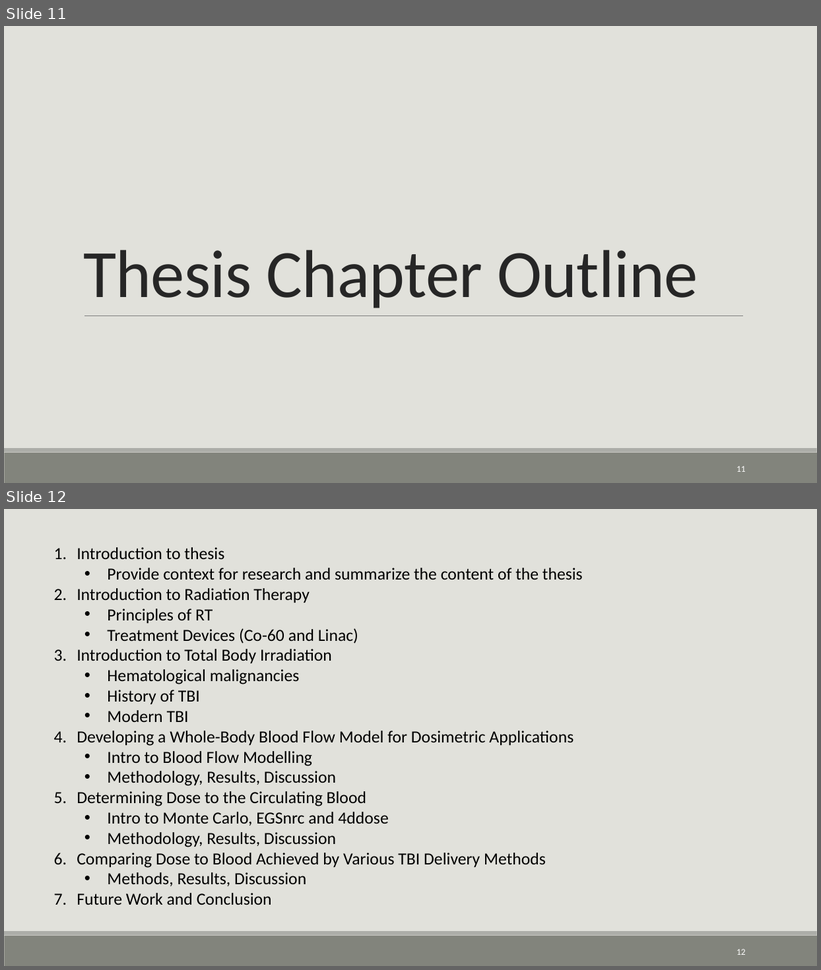
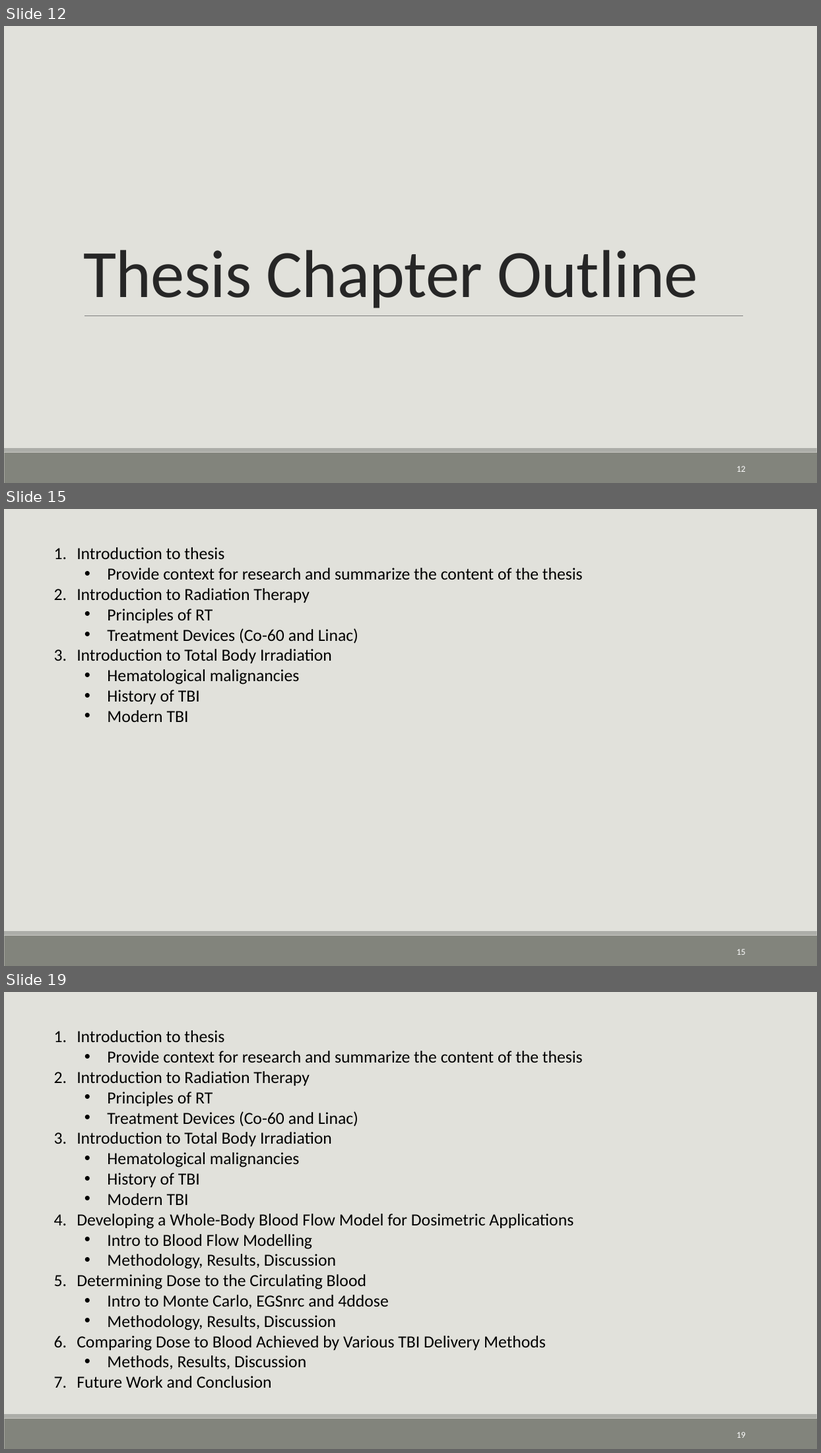
Before and after one commit to CNorthwayMedPhys/Full-Body-Flow-Model-Project, a slide deck: Working Documents/03.26_Committee Meeting.pptx. Shown one above the other, each under a label of ours: slides 11 and 12 before the commit, slides 12, 15 and 19 after it; the slides between them are not shown. The pictures are 821x970 and 821x1453 pixels, drawn with LibreOffice and Linux fonts; fonts in the diff are those of the drawing. Boxes give left, top, right and bottom in pixels: in the first picture for what was removed or moved away, otherwise in the second. Text is boxed around its words. In the diff, an @@ line names an element or a change of style, - is before the commit and + after.

```diff
--- a/Working Documents/03.26_Committee Meeting.pptx
+++ b/Working Documents/03.26_Committee Meeting.pptx
@@ slide 15 added at (x1=4, y1=509, x2=817, y2=966), background #E1E1DB; not listed: 2 template elements that a slide beside it also shows @@
@@ text added at (x1=77, y1=547, x2=583, y2=722), 20 pt, text #000000 @@
+1. Introduction to thesis
+  • Provide context for research and summarize the content of the thesis
+2. Introduction to Radiation Therapy
+  • Principles of RT
+  • Treatment Devices (Co-60 and Linac)
+3. Introduction to Total Body Irradiation
+  • Hematological malignancies
+  • History of TBI
+  • Modern TBI
@@ page number added at (x1=737, y1=949, x2=746, y2=955), 10.5 pt, text #FFFFFF @@
+15
@@ what was slide 11 is now slide 12 @@
@@ page number at (x1=737, y1=466, x2=746, y2=472): text changed @@
-11
+12
@@ what was slide 12 is now slide 19 @@
@@ page number at (x1=737, y1=1432, x2=746, y2=1438): text changed @@
-12
+19
```
Also in this commit, not shown: 6 slides changed, 8 other slides added, 1 other file.
